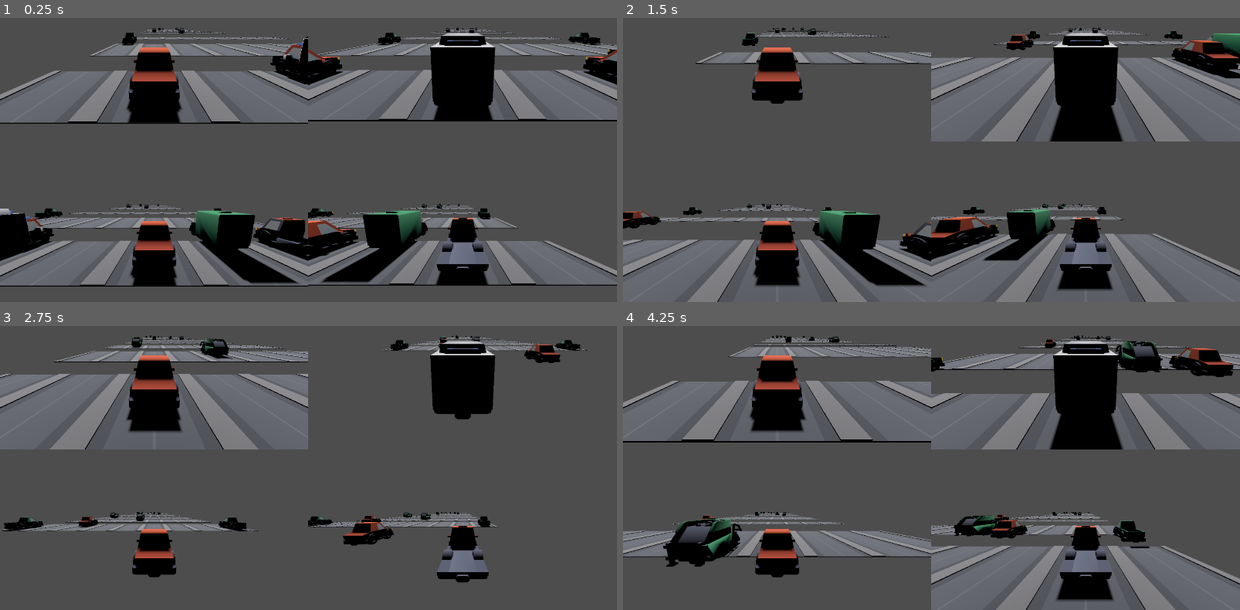
Above: before the commit, frames 1-4 (two rows, left to right).
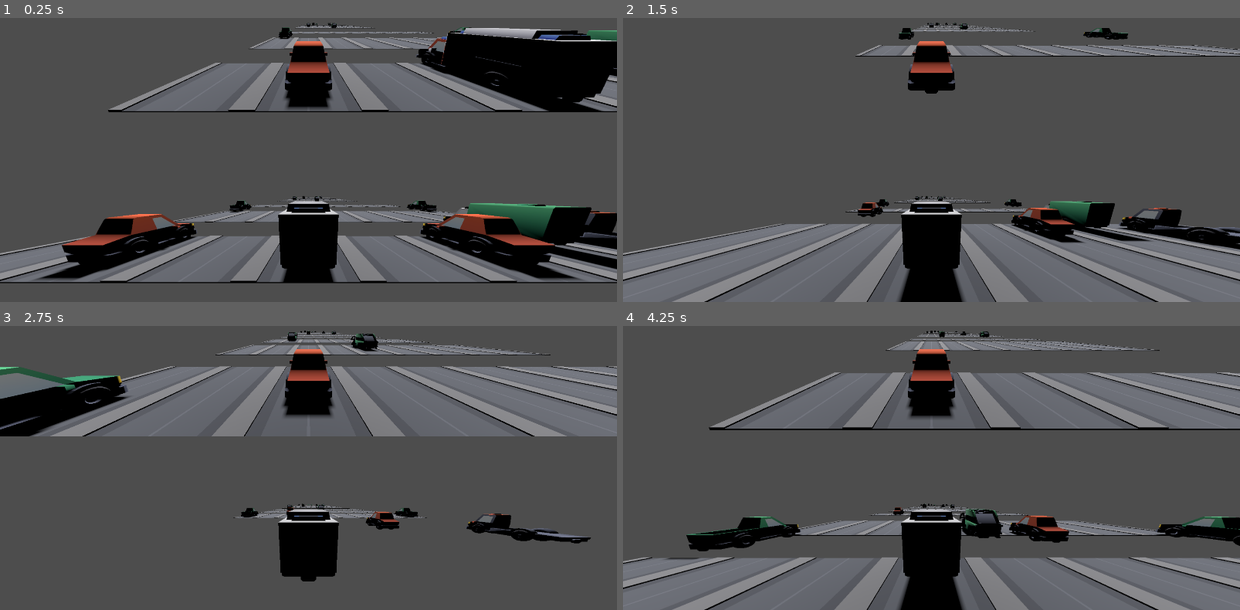
Above: after the commit, the same moments.

Repository: ethanbaedke/Race-Down-Roosevelt
Game: Godot game, scene res://race/race.tscn
The game is run twice, just before and just after one commit, with the same random seed, the same clock (stepped at 60 frames per second) and the same inputs.
Inputs:
- Up to frame 1 (0.25 s): no input
- Up to frame 2 (1.5 s): tap Enter at 0.5 s; hold D 0.53-1.28 s; tap C at 0.6 s; hold A from 1.28 s (still down); tap X at 1.35 s
- Up to frame 3 (2.75 s): release A at 2.03 s; hold D from 2.03 s (still down); tap C at 2.1 s
- Up to frame 4 (4.25 s): tap X at 2.85 s; release D at 3.53 s; hold A from 3.53 s (still down); tap C at 3.6 s

The runs differ from the first frame. In frame 1, 42% of the frame differs, in the area x 0-100%, y 1-95%; in frame 2, 38%; in frame 3, 33%; in frame 4, 47%, in the area x 0-100%, y 1-100%.

Commit message:
Filling out leaderboard and ending race.

Diff:
--- a/race-down-roosevelt/race/race.gd
+++ b/race-down-roosevelt/race/race.gd
@@ -6,6 +6,8 @@
 const RACE_LENGTH:int = 100
 
 var _racer_vehicles:Array[RacerVehicle] = []
+
+var _leaderboard:Array[RacerObject] = []
 
 # Returns all racer vehicles in order of 1st place -> 4th place.
 func get_racer_order() -> Array[RacerVehicle]:
@@ -41,6 +43,55 @@
 	# Debugging
 	for vehicle:RacerVehicle in order:
 		RdrLogger.spam_log(self, vehicle.racer.name + " z-pos: " + str(vehicle.position.z))
+
+func _on_finish_line_crossed(racer:RacerVehicle) -> void:
+
+	# If this racer somehow crossed twice, ignore them.
+	if (_leaderboard.has(racer.racer)):
+		return
+
+	_leaderboard.append(racer.racer)
+
+	# All but one racer have finished, append the missing racer and end the race.
+	if (_leaderboard.size() == _racer_vehicles.size() - 1):
+		var last_place:RacerObject = null
+		for vehicle:RacerVehicle in _racer_vehicles:
+			if (!_leaderboard.has(vehicle.racer)):
+				last_place = vehicle.racer
+				break
+		if (last_place == null):
+			RdrLogger.warn(self, "Race ending since one racer remains but no racer can be found that isn't already on the leaderboard.")
+		else:
+			_leaderboard.append(last_place)
+		_finish_race()
+
+	# At least two racers are left.
+	else:
+		# If all remaining racers are AI, add them to the leaderboard based on position and end the race.
+		var all_ai:bool = true
+		for vehicle:RacerVehicle in _racer_vehicles:
+			if (!_leaderboard.has(vehicle.racer) && vehicle.racer.device_index != -2):
+				all_ai = false
+				break
+		if (all_ai):
+			var remaining:Array[RacerVehicle] = []
+			for vehicle:RacerVehicle in _racer_vehicles:
+				if (!_leaderboard.has(vehicle.racer)):
+					# Keep remaining in order of distance to finish line while adding vehicles.
+					var i:int = 0
+					while (i < remaining.size() && remaining[i].position.z < vehicle.position.z):
+						i += 1
+					remaining.insert(i, vehicle)
+			for vehicle:RacerVehicle in remaining:
+				_leaderboard.append(vehicle.racer)
+			_finish_race()
+
+# Expects leaderboard to be filled out correctly.
+func _finish_race() -> void:
+
+	RdrLogger.log(self, "Race finished.")
+	for i:int in range(_leaderboard.size()):
+		RdrLogger.log(self, "Position " + str(i + 1) + ": " + _leaderboard[i].name + ".")
 
 #region Road/Traffic Management
 
@@ -218,11 +269,11 @@
 func _place_finish_line() -> void:
 
 	var finish:RoadRowFinishLine = _finish_line_scene.instantiate()
-	finish.racer_crossed.connect(func (racer:RacerVehicle) -> void:
-		RdrLogger.log(self, "Finish line crossed by " + racer.racer.name + "."))
+	finish.racer_crossed.connect(_on_finish_line_crossed)
 	_road_parent.add_child(finish)
 	finish.position.z = _next_road_row_z
 
+	# Disable any traffic vehicles beyond the finish line when it spawns.
 	for vehicle:TrafficVehicle in _active_traffic_vehicle_instances:
 		if (vehicle.global_position.z > finish.global_position.z):
 			vehicle.disable_vehicle()
--- a/race-down-roosevelt/race/race.tscn
+++ b/race-down-roosevelt/race/race.tscn
@@ -5,6 +5,8 @@
 [ext_resource type="PackedScene" uid="uid://bgx4sb7ysypif" path="res://road/road_row_straight.tscn" id="3_iqn4a"]
 [ext_resource type="Script" uid="uid://4xpetlewbrgg" path="res://race/road_spawn_table.gd" id="3_lip1t"]
 [ext_resource type="PackedScene" uid="uid://bcn1ytr5saki7" path="res://road/road_row_empty.tscn" id="4_iqn4a"]
+[ext_resource type="Script" uid="uid://dp5p80aakxu84" path="res://race/racer_object.gd" id="6_g1gks"]
+[ext_resource type="Script" uid="uid://c8hh1wvayq5by" path="res://race/race_parameters.gd" id="7_c8320"]
 
 [sub_resource type="Resource" id="Resource_ddpug"]
 script = ExtResource("2_ddpug")
@@ -21,9 +23,37 @@
 road_rows = Array[ExtResource("2_ddpug")]([SubResource("Resource_ddpug"), SubResource("Resource_lip1t")])
 metadata/_custom_type_script = "uid://4xpetlewbrgg"
 
+[sub_resource type="Resource" id="Resource_g1gks"]
+script = ExtResource("6_g1gks")
+name = "Player 1"
+device_index = -1
+metadata/_custom_type_script = "uid://dp5p80aakxu84"
+
+[sub_resource type="Resource" id="Resource_c8320"]
+script = ExtResource("6_g1gks")
+name = "Player 2"
+device_index = 0
+metadata/_custom_type_script = "uid://dp5p80aakxu84"
+
+[sub_resource type="Resource" id="Resource_01boi"]
+script = ExtResource("6_g1gks")
+name = "AI 1"
+metadata/_custom_type_script = "uid://dp5p80aakxu84"
+
+[sub_resource type="Resource" id="Resource_hkrbr"]
+script = ExtResource("6_g1gks")
+name = "AI 2"
+metadata/_custom_type_script = "uid://dp5p80aakxu84"
+
+[sub_resource type="Resource" id="Resource_vhq2c"]
+script = ExtResource("7_c8320")
+racer_objects = Array[ExtResource("6_g1gks")]([SubResource("Resource_g1gks"), SubResource("Resource_c8320"), SubResource("Resource_01boi"), SubResource("Resource_hkrbr")])
+metadata/_custom_type_script = "uid://c8hh1wvayq5by"
+
 [node name="Race" type="Node3D" unique_id=1363738947]
 script = ExtResource("1_6dlvr")
 road_spawn_table = SubResource("Resource_iqn4a")
+race_parameters = SubResource("Resource_vhq2c")
 
 [node name="DirectionalLight3D" type="DirectionalLight3D" parent="." unique_id=327752361]
 transform = Transform3D(1, 0, 0, 0, 0.70710677, 0.70710677, 0, -0.70710677, 0.70710677, 0, 0, 0)
